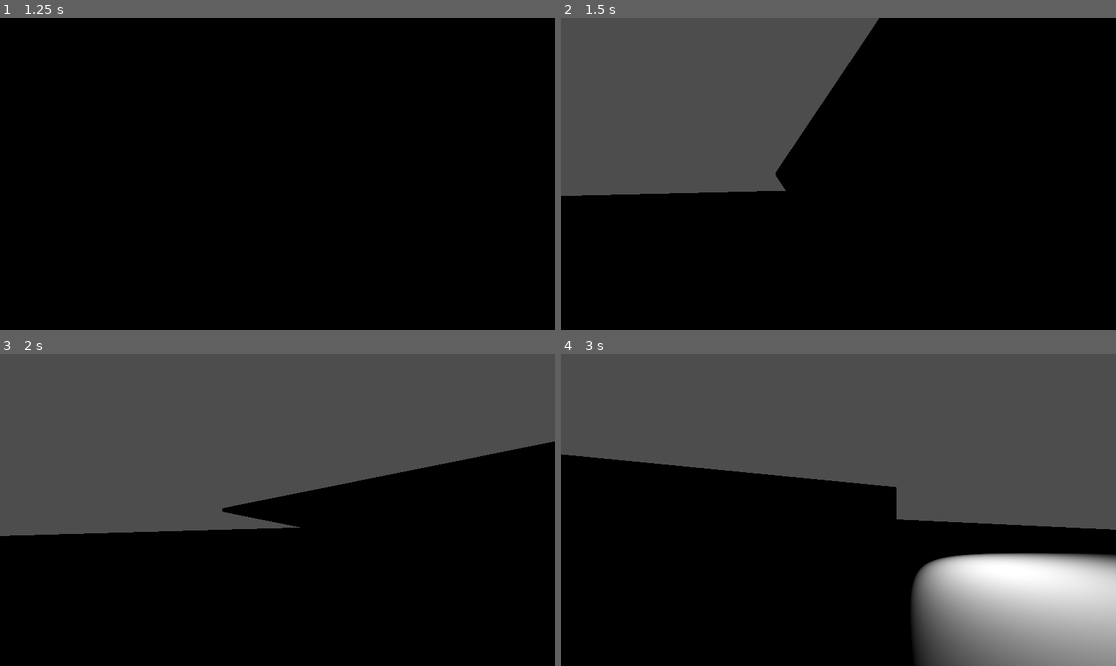
Above: before the commit, frames 1-4 (two rows, left to right).
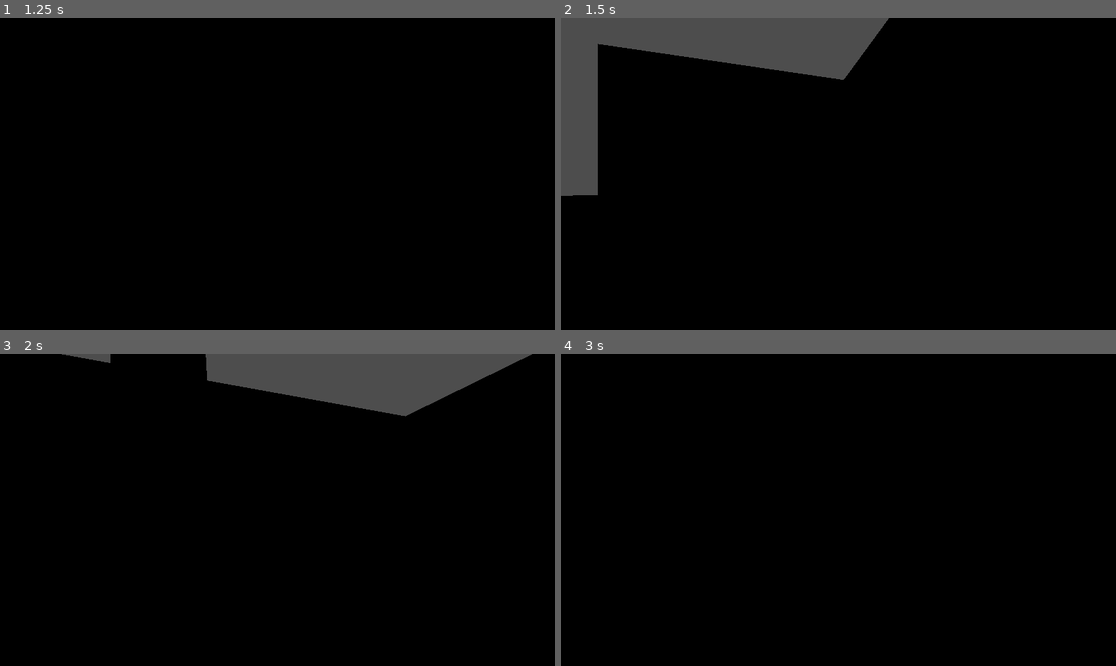
Above: after the commit, the same moments.

Repository: illnyang/wolf4godot
Game: Godot game, scene res://Wolf.tscn
The game is run twice, just before and just after one commit, with the same random seed, the same clock (stepped at 60 frames per second) and the same inputs.
Inputs:
- Up to frame 1 (1.25 s): tap Enter at 0.5 s; hold D (turn_right) from 0.53 s (still down)
- Up to frame 2 (1.5 s): release D (turn_right) at 1.28 s; hold S (move_backward) from 1.28 s (still down)
- Up to frame 3 (2 s): keep holding S (move_backward)
- Up to frame 4 (3 s): release S (move_backward) at 2.03 s; hold D (turn_right) 2.03-2.78 s; hold W (move_forward) from 2.78 s (still down)

Frame 1 is identical in both runs. In frame 2, 16% of the frame differs, in the area x 2-60%, y 0-58%; in frame 3, 39%; in frame 4, 57%, in the area x 0-100%, y 0-100%.

Commit message:
Sterowanie egocent. WS nadal nie halo

Diff:
--- a/Wolf.tscn
+++ b/Wolf.tscn
@@ -1,11 +1,9 @@
-[gd_scene load_steps=9 format=3 uid="uid://bwlp1654240cs"]
+[gd_scene load_steps=8 format=3 uid="uid://bwlp1654240cs"]
 
 [ext_resource type="PackedScene" uid="uid://w2asrbrmjqgp" path="res://player.tscn" id="1_6m6ci"]
 [ext_resource type="Script" uid="uid://c6k6gfh5qynqn" path="res://player.gd" id="2_55onw"]
 [ext_resource type="Script" uid="uid://dmj4luogqsov7" path="res://map_loader.gd" id="3_en2fo"]
 [ext_resource type="PackedScene" uid="uid://d33bweulcnyk4" path="res://maps/Wall.tscn" id="4_x42b1"]
-
-[sub_resource type="PhysicsMaterial" id="PhysicsMaterial_55onw"]
 
 [sub_resource type="BoxMesh" id="BoxMesh_x42b1"]
 subdivide_width = 1
@@ -24,16 +22,15 @@
 [node name="Player" parent="." instance=ExtResource("1_6m6ci")]
 script = ExtResource("2_55onw")
 
-[node name="StaticBody3D" type="StaticBody3D" parent="Player"]
+[node name="CharacterBody3D" type="CharacterBody3D" parent="Player"]
 collision_layer = 3
 collision_mask = 3
-physics_material_override = SubResource("PhysicsMaterial_55onw")
 
-[node name="MeshInstance3D" type="MeshInstance3D" parent="Player/StaticBody3D"]
+[node name="MeshInstance3D" type="MeshInstance3D" parent="Player/CharacterBody3D"]
 physics_interpolation_mode = 1
 mesh = SubResource("BoxMesh_x42b1")
 
-[node name="CollisionPolygon3D" type="CollisionPolygon3D" parent="Player/StaticBody3D"]
+[node name="CollisionPolygon3D" type="CollisionPolygon3D" parent="Player/CharacterBody3D"]
 physics_interpolation_mode = 1
 polygon = PackedVector2Array(0.486145, 0.500383, -0.509438, 0.490012, -0.499067, -0.484829, 0.49133, -0.484829)
 
--- a/player.gd
+++ b/player.gd
@@ -1,18 +1,25 @@
-extends Node3D
+extends CharacterBody3D  # Now inherits from CharacterBody3D
 
-const SPEED := 5.0
+const SPEED := 150.0
 const TURN_SPEED := 2.5
 
+# Called every frame
 func _physics_process(delta):
 	var movement := Vector3.ZERO
 
+	# Moving forward and backward based on camera orientation
 	if Input.is_action_pressed("move_forward"):
-		movement += $Camera3D.global_basis * Vector3.FORWARD * SPEED * delta;
+		movement += $Camera3D.global_transform.basis.z * SPEED * delta
 	if Input.is_action_pressed("move_backward"):
-		movement -= $Camera3D.global_basis * Vector3.FORWARD * SPEED * delta;
+		movement -= $Camera3D.global_transform.basis.z * SPEED * delta
 
-	translate(movement)
+	# Update velocity
+	velocity = movement
 
+	# Apply movement using move_and_slide (no arguments needed in Godot 4)
+	move_and_slide()
+
+	# Rotating the player
 	if Input.is_action_pressed("turn_right"):
 		rotate_y(-TURN_SPEED * delta)
 	elif Input.is_action_pressed("turn_left"):
--- a/player.tscn
+++ b/player.tscn
@@ -1,3 +1,3 @@
 [gd_scene format=3 uid="uid://w2asrbrmjqgp"]
 
-[node name="Player" type="Node3D"]
+[node name="Player" type="CharacterBody3D"]
